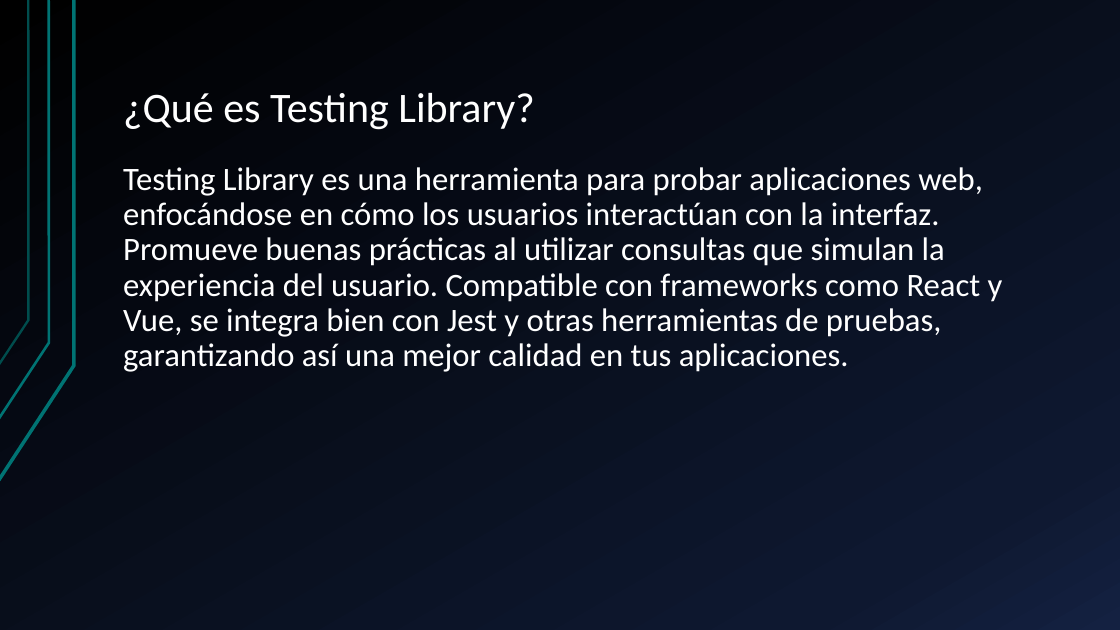
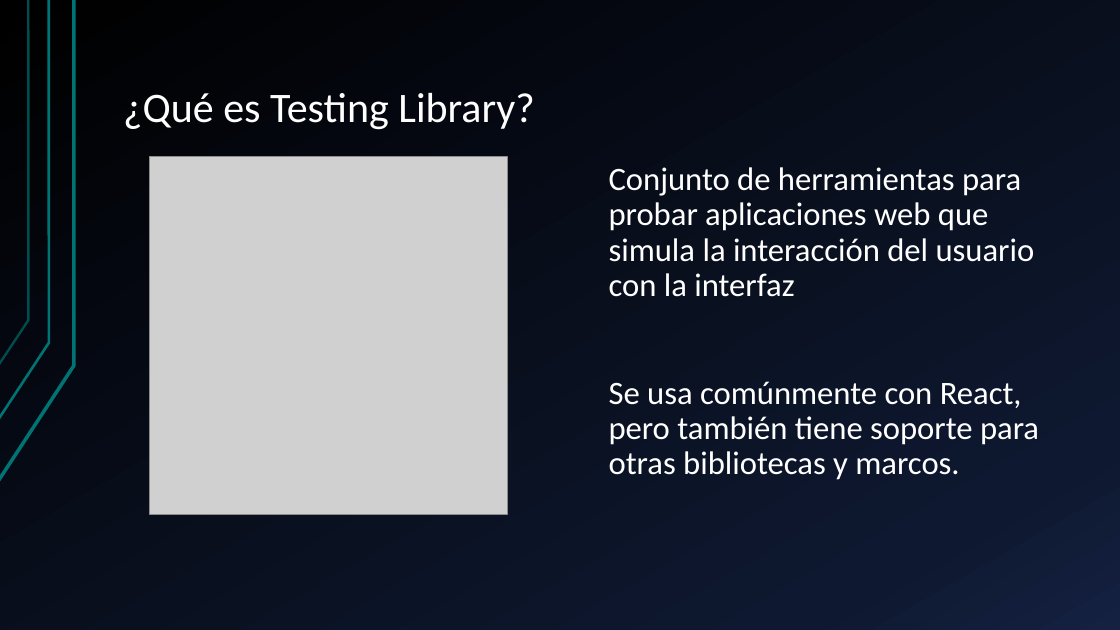
Before and after one commit to GusGiam01/TP-Desarrollo-Software, a slide deck: slide 2 of App POC/Documentacion/TestingLibrary-Presentacion.pptx. Drawn at 1120x630 pixels with LibreOffice and Linux fonts; fonts in the diff are those of the drawing; grey boxes stand for pictures. Boxes give left, top, right and bottom in pixels: in the first picture for what was removed or moved away, otherwise in the second. Text is boxed around its words. In the diff, an @@ line names an element or a change of style, - is before the commit and + after.

```diff
--- a/App POC/Documentacion/TestingLibrary-Presentacion.pptx
+++ b/App POC/Documentacion/TestingLibrary-Presentacion.pptx
@@ text removed at [123,167,1003,372] @@
-Testing Library es una herramienta para probar aplicaciones web, enfocándose en cómo los usuarios interactúan con la interfaz. Promueve buenas prácticas al utilizar consultas que simulan la experiencia del usuario. Compatible con frameworks como React y Vue, se integra bien con Jest y otras herramientas de pruebas, garantizando así una mejor calidad en tus aplicaciones.
@@ picture added at [150,157,507,514] @@
@@ text added at [609,167,1039,480], 28 pt, text #FFFFFF @@
+Conjunto de herramientas para probar aplicaciones web que simula la interacción del usuario con la interfaz
+Se usa comúnmente con React, pero también tiene soporte para otras bibliotecas y marcos.
```
Also in this commit, not shown: 3 slides added.
